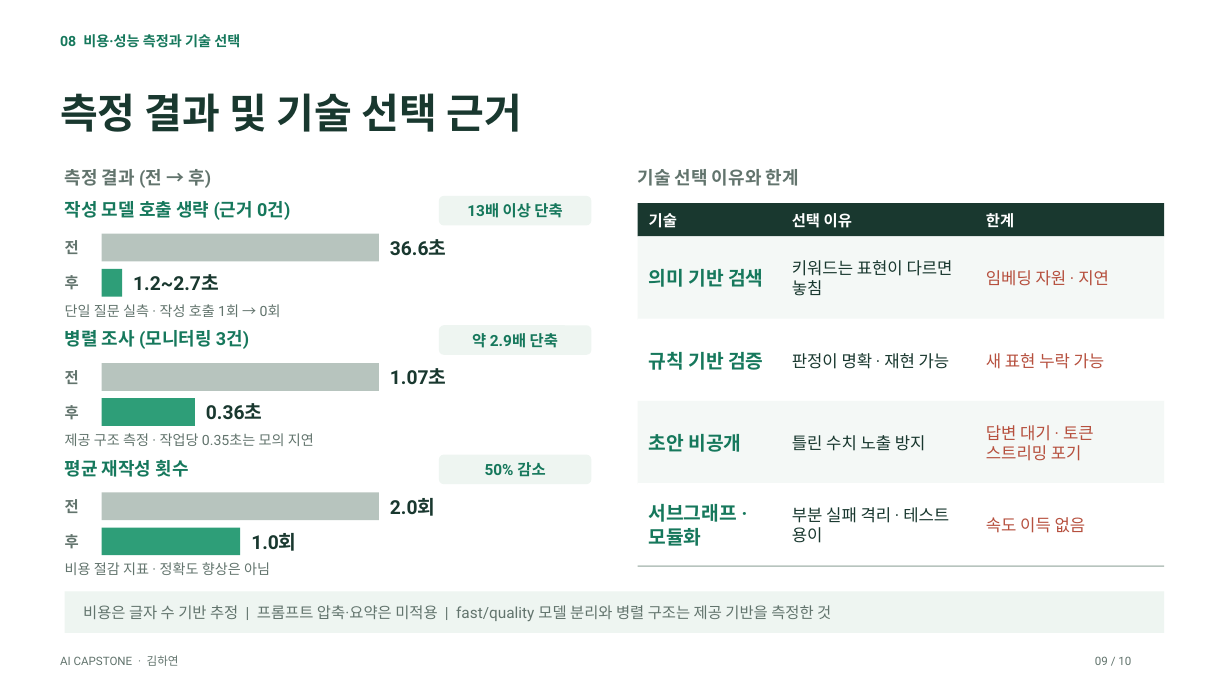
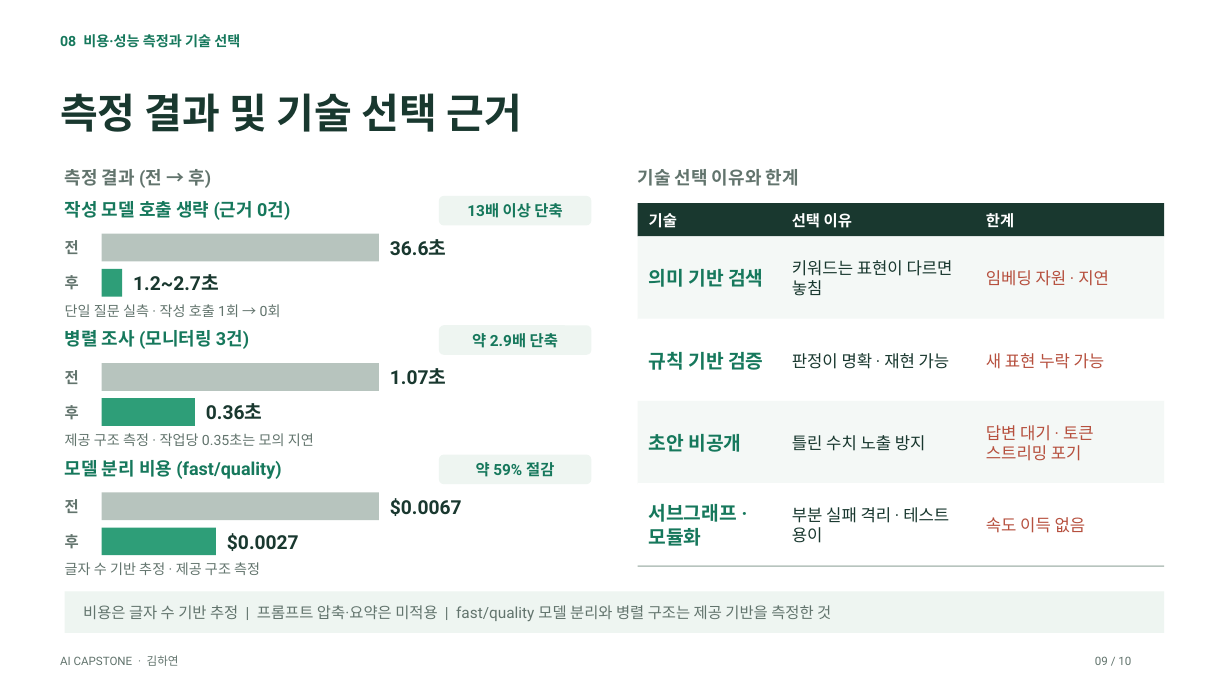
Before and after one commit to gkyeon/ai-capstone-gkyeon, a slide deck: slide 9 of submission/AI_Capstone_발표.pptx. Drawn at 1232x693 pixels with LibreOffice and Linux fonts; fonts in the diff are those of the drawing. Boxes give left, top, right and bottom in pixels: in the first picture for what was removed or moved away, otherwise in the second. Text is boxed around its words. In the diff, an @@ line names an element or a change of style, - is before the commit and + after.

```diff
--- a/submission/AI_Capstone_발표.pptx
+++ b/submission/AI_Capstone_발표.pptx
@@ text at (65, 460, 281, 479): text changed @@
-평균 재작성 횟수
+모델 분리 비용 (fast/quality)
@@ text in rounded rectangle at (476, 462, 554, 477): text changed @@
-50% 감소
+약 59% 절감
@@ text at (390, 498, 462, 516): text changed @@
-2.0회
+$0.0067
@@ rectangle: place and size @@
-rectangle at (102, 528, 240, 555)
+rectangle at (102, 528, 216, 555)
@@ text added at (227, 533, 299, 551), 15 pt, text #19382F, bold @@
+$0.0027
@@ text removed at (251, 533, 296, 551) @@
-1.0회
@@ text at (65, 562, 260, 575): text changed @@
-비용 절감 지표 · 정확도 향상은 아님
+글자 수 기반 추정 · 제공 구조 측정
```
Also in this commit, not shown: 1 other file.
